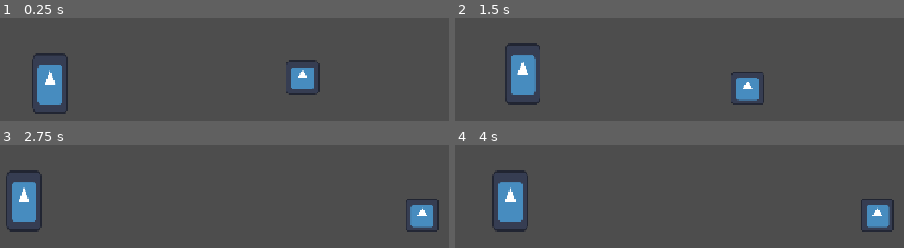
Above: before the commit, frames 1-4 (two rows, left to right).
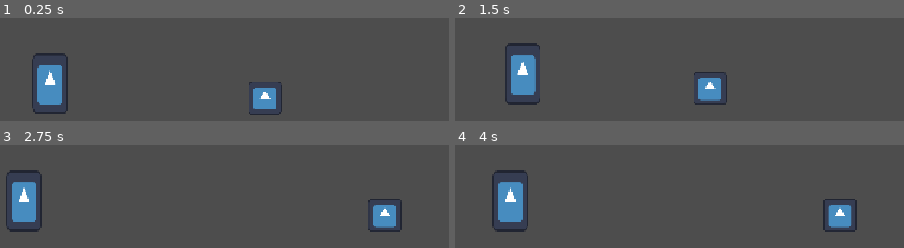
Above: after the commit, the same moments.

Repository: pdues/LD60
Game: Godot game, scene res://scene/game.tscn
The game is run twice, just before and just after one commit, with the same random seed, the same clock (stepped at 60 frames per second) and the same inputs. The engine's default icon, where the game draws it, is replaced by a stand-in: a white triangle on a blue panel in a dark square.
Inputs:
- Up to frame 1 (0.25 s): no input
- Up to frame 2 (1.5 s): hold E 0.53-1.28 s; hold Right (ui_right) from 0.53 s (still down); tap Space (ui_select) at 0.77 s; tap E at 1.35 s
- Up to frame 3 (2.75 s): tap Space (ui_select) at 1.52 s; release Right (ui_right) at 2.03 s; hold Left (ui_left) from 2.03 s (still down); hold E from 2.03 s (still down)
- Up to frame 4 (4 s): release Left (ui_left) at 2.78 s; release E at 2.78 s; hold Right (ui_right) from 2.78 s (still down); tap E at 2.85 s; tap Space (ui_select) at 3.02, 3.77 s; hold E from 3.53 s (still down)

The runs differ from the first frame. In frame 1, 2.7% of the frame differs, in the area x 55-72%, y 40-95%; in frame 2, 2.8%; in frame 3, 3.1%; in frame 4, 3.1%, in the area x 81-98%, y 52-85%.
Error before the commit: Invalid access to property or key 'global_position' on a base object of type 'null instance'. (res://script/states/EnemyIdle.gd:35)

Commit message:
enemy gravity fix, player hitbox fix

Diff:
--- a/ld-60-game/scene/game.tscn
+++ b/ld-60-game/scene/game.tscn
@@ -8,7 +8,7 @@
 
 [node name="Game" type="Node2D" unique_id=1573071005]
 
-[node name="player" parent="." unique_id=963260103 instance=ExtResource("1_5kiuu")]
+[node name="player" parent="." unique_id=963260103 groups=["Player"] instance=ExtResource("1_5kiuu")]
 z_index = 900
 position = Vector2(151, 107)
 
@@ -23,4 +23,4 @@
 shape = SubResource("WorldBoundaryShape2D_xrivr")
 
 [node name="StandardEnemy" parent="." unique_id=1837803404 instance=ExtResource("2_dbls1")]
-position = Vector2(268, 114)
+position = Vector2(250, 89)
--- a/ld-60-game/scene/player.tscn
+++ b/ld-60-game/scene/player.tscn
@@ -24,7 +24,7 @@
 [sub_resource type="RectangleShape2D" id="RectangleShape2D_13qdw"]
 size = Vector2(28, 12)
 
-[node name="player" type="CharacterBody2D" unique_id=963260103]
+[node name="player" type="CharacterBody2D" unique_id=963260103 groups=["Player"]]
 script = ExtResource("1_hjaqi")
 
 [node name="CollisionShape2D" type="CollisionShape2D" parent="." unique_id=1735037770]
@@ -62,6 +62,6 @@
 [node name="hitbox_punch" type="Area2D" parent="." unique_id=1215043374]
 
 [node name="CollisionShape2D" type="CollisionShape2D" parent="hitbox_punch" unique_id=222129076 groups=["Hitbox"]]
-position = Vector2(24, -3)
+position = Vector2(15, -3)
 shape = SubResource("RectangleShape2D_13qdw")
 disabled = true
--- a/ld-60-game/script/states/EnemyAttack.gd
+++ b/ld-60-game/script/states/EnemyAttack.gd
@@ -12,4 +12,5 @@
 	enemy.velocity = Vector2(0.0, 0.0)
 
 func Physics_Update(delta: float):
+	Transitioned.emit(self, "idle")
 	pass
--- a/ld-60-game/script/states/EnemyChase.gd
+++ b/ld-60-game/script/states/EnemyChase.gd
@@ -12,12 +12,12 @@
 
 func Physics_Update(delta: float):
 	if not enemy.is_on_floor():
-			enemy.velocity.y += gravity * delta
+		enemy.velocity.y += gravity * delta
 
 	var direction = player.global_position - enemy.global_position
 
 	if direction.length() > 20:
-		enemy.velocity = direction.normalized() * move_speed
+		enemy.velocity.x = direction.normalized().x * move_speed
 	else:
 		enemy.velocity = Vector2()
 		Transitioned.emit(self, "attack")
--- a/ld-60-game/script/states/EnemyIdle.gd
+++ b/ld-60-game/script/states/EnemyIdle.gd
@@ -30,7 +30,7 @@
 	if enemy:
 		if not enemy.is_on_floor():
 			enemy.velocity.y += gravity * delta
-		enemy.velocity = move_direction * move_speed
+		enemy.velocity.x = move_direction.x * move_speed
 
 	var direction = player.global_position - enemy.global_position
 	if direction.length() < 50:
